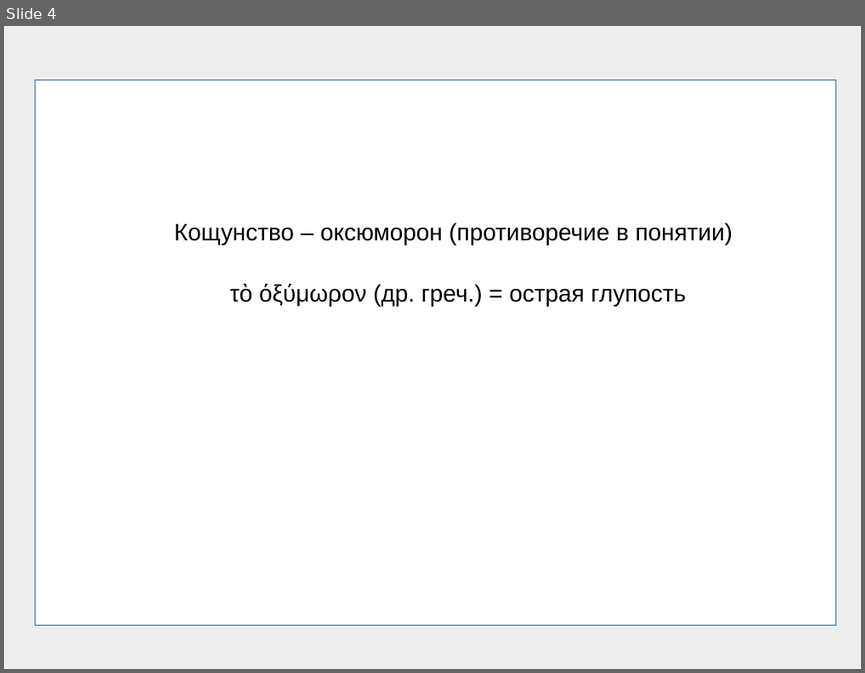
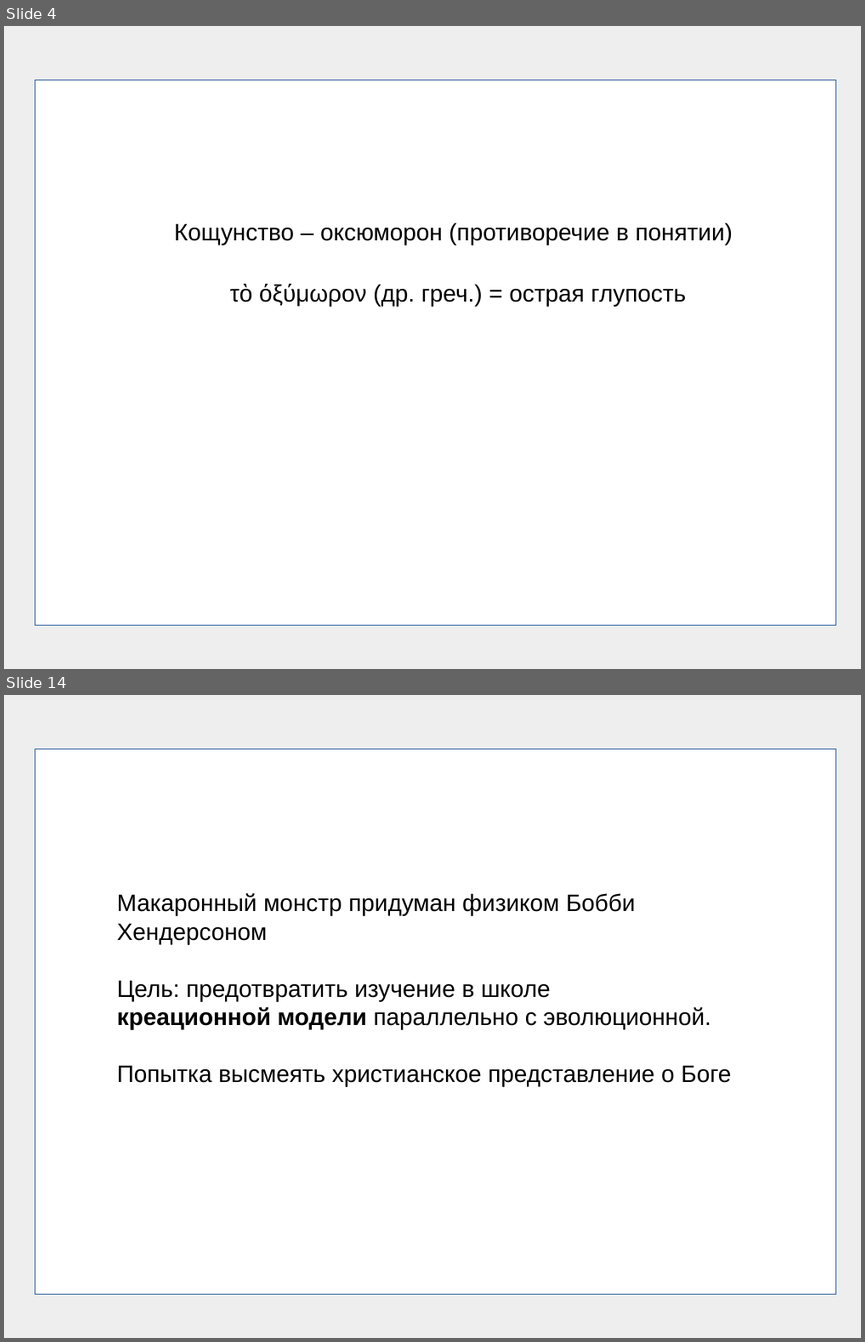
Before and after one commit to frpaul/ob, a slide deck: presentations/blasphemy01.odp. Shown one above the other, each under a label of ours: slide 4 before the commit, slides 4 and 14 after it; the slides between them are not shown. The pictures are 865x673 and 865x1342 pixels, drawn with LibreOffice and Linux fonts; fonts in the diff are those of the drawing. Boxes give left, top, right and bottom in pixels: in the first picture for what was removed or moved away, otherwise in the second. Text is boxed around its words. In the diff, an @@ line names an element or a change of style, - is before the commit and + after.

```diff
--- a/presentations/blasphemy01.odp
+++ b/presentations/blasphemy01.odp
@@ slide 14 added at bbox=[4, 695, 861, 1338], background #EEEEEE @@
@@ rectangle added at bbox=[35, 749, 836, 1293], fill #FFFFFF, outline #3465A4 0 pt @@
@@ text added at bbox=[117, 893, 731, 1087], 22 pt, text #000000 @@
+Макаронный монстр придуман физиком Бобби Хендерсоном
+Цель: предотвратить изучение в школе
+креационной модели параллельно с эволюционной.
+Попытка высмеять христианское представление о Боге
```
Also in this commit, not shown: 3 slides changed, 10 other slides added, 2 slides removed, 5 other files.
